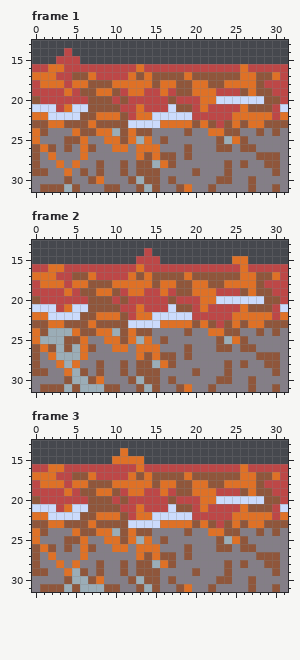
Pixel-art file: Beyond The Scrap/Assets/ItemSprite/Floor.aseprite. Above is the file before it was changed.
32x32 pixels, 3 frames. Shown: frame 1: x 0..31, y 13..31; frame 2: x 0..31, y 13..31; frame 3: x 0..31, y 13..31.
After:
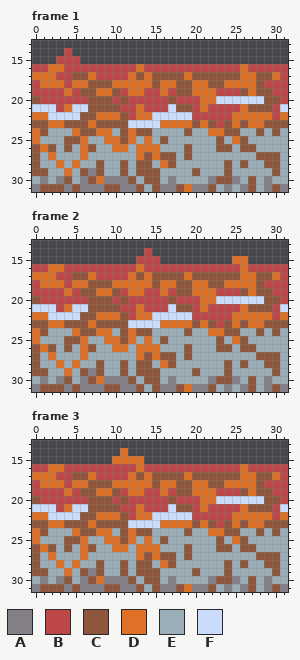
Palette (. is transparent): A #847e87  B #bd4747  C #8f563b  D #df7126  E #9badb7  F #cbdbfc
From the commit log: more map making (lvl2)
What changed:
Frame 1:
y 24: x 2..4 AAA -> EEE; x 15..18 AAAA -> EEEE; x 20..21 AA -> EE; x 26..27 AA -> EE; x 29 A -> E; x 31 A -> E
y 25: x 1..3 AAA -> EEE; x 7..8 AA -> EE; x 15 A -> E; x 17..22 AAAAAA -> EEEEEE; x 27..31 AAAAA -> EEEEE
y 26: x 3 A -> E; x 5 A -> E; x 8..9 AA -> EE; x 12 A -> E; x 16..18 AAA -> EEE; x 20..22 AAA -> EEE; x 25 A -> E; x 28..31 AAAA -> EEEE
y 27: x 1 A -> E; x 3..5 AAA -> EEE; x 7..12 AAAAAA -> EEEEEE; x 18 A -> E; x 20..27 AAAAAAAA -> EEEEEEEE; x 31 A -> E
y 28: x 1..2 AA -> EE; x 4 A -> E; x 6..7 AA -> EE; x 9..10 AA -> EE; x 12 A -> E; x 18..23 AAAAAA -> EEEEEE; x 25 A -> E; x 27..28 AA -> EE; x 31 A -> E
y 29: x 2..3 AA -> EE; x 5 A -> E; x 9..10 AA -> EE; x 12 A -> E; x 16..19 AAAA -> EEEE; x 21..23 AAA -> EEE; x 25..29 AAAAA -> EEEEE; x 31 A -> E
y 30: x 0 A -> E; x 2 A -> E; x 5 A -> E; x 16..21 ACAAAA -> EAEEEE; x 26 A -> E; x 28 A -> E; x 30..31 AA -> EE
y 31: x 4 E -> A; x 23 A -> E; x 25 A -> E; x 28 A -> E
Frame 2:
y 24: x 15..18 AAAA -> EEEE; x 20..21 AA -> EE; x 26..27 AA -> EE; x 29 A -> E; x 31 A -> E
y 25: x 7..8 AA -> EE; x 15 A -> E; x 17..22 AAAAAA -> EEEEEE; x 27..31 AAAAA -> EEEEE
y 26: x 8..9 AA -> EE; x 12 A -> E; x 16..18 AAA -> EEE; x 20..22 AAA -> EEE; x 25 A -> E; x 28..31 AAAA -> EEEE
y 27: x 1 A -> E; x 7..12 AAAAAA -> EEEEEE; x 18 A -> E; x 20..27 AAAAAAAA -> EEEEEEEE; x 31 A -> E
y 28: x 1..2 AA -> EE; x 6..7 AA -> EE; x 9..10 AA -> EE; x 12 A -> E; x 18..23 AAAAAA -> EEEEEE; x 25 A -> E; x 27..28 AA -> EE; x 31 A -> E
y 29: x 2..3 AA -> EE; x 9..10 AA -> EE; x 12 A -> E; x 16..19 AAAA -> EEEE; x 21..23 AAA -> EEE; x 25..29 AAAAA -> EEEEE; x 31 A -> E
y 30: x 0 A -> E; x 2 A -> E; x 6 E -> A; x 16..21 ACAAAA -> EAEEEE; x 26 A -> E; x 28 A -> E; x 30..31 AA -> EE
y 31: x 4 E -> A; x 6..8 EEE -> AAA; x 23 A -> E; x 25 A -> E; x 28 A -> E
Frame 3:
y 24: x 2..4 AAA -> EEE; x 15..18 AAAA -> EEEE; x 20..21 AA -> EE; x 26..27 AA -> EE; x 29 A -> E; x 31 A -> E
y 25: x 1..3 AAA -> EEE; x 7..8 AA -> EE; x 15 A -> E; x 17..22 AAAAAA -> EEEEEE; x 27..31 AAAAA -> EEEEE
y 26: x 3 A -> E; x 5 A -> E; x 8..9 AA -> EE; x 12 A -> E; x 16..18 AAA -> EEE; x 20..22 AAA -> EEE; x 25 A -> E; x 28..31 AAAA -> EEEE
y 27: x 1 A -> E; x 3..5 AAA -> EEE; x 7..12 AAAAAA -> EEEEEE; x 18 A -> E; x 20..27 AAAAAAAA -> EEEEEEEE; x 31 A -> E
y 28: x 1..2 AA -> EE; x 4 A -> E; x 6..7 AA -> EE; x 9..10 AA -> EE; x 12 A -> E; x 18..23 AAAAAA -> EEEEEE; x 25 A -> E; x 27..28 AA -> EE; x 31 A -> E
y 29: x 2..3 AA -> EE; x 9..10 AA -> EE; x 12 A -> E; x 16..19 AAAA -> EEEE; x 21..23 AAA -> EEE; x 25..29 AAAAA -> EEEEE; x 31 A -> E
y 30: x 0 A -> E; x 2 A -> E; x 6 E -> A; x 16..21 ACAAAA -> EAEEEE; x 26 A -> E; x 28 A -> E; x 30..31 AA -> EE
y 31: x 4 E -> A; x 6..8 EEE -> AAA; x 23 A -> E; x 25 A -> E; x 28 A -> E
Changed places in both pictures, as pixel boxes (x1, y1, x2, y2):
changed: (32, 128, 288, 192)
changed: (32, 328, 288, 392)
changed: (32, 528, 288, 592)
